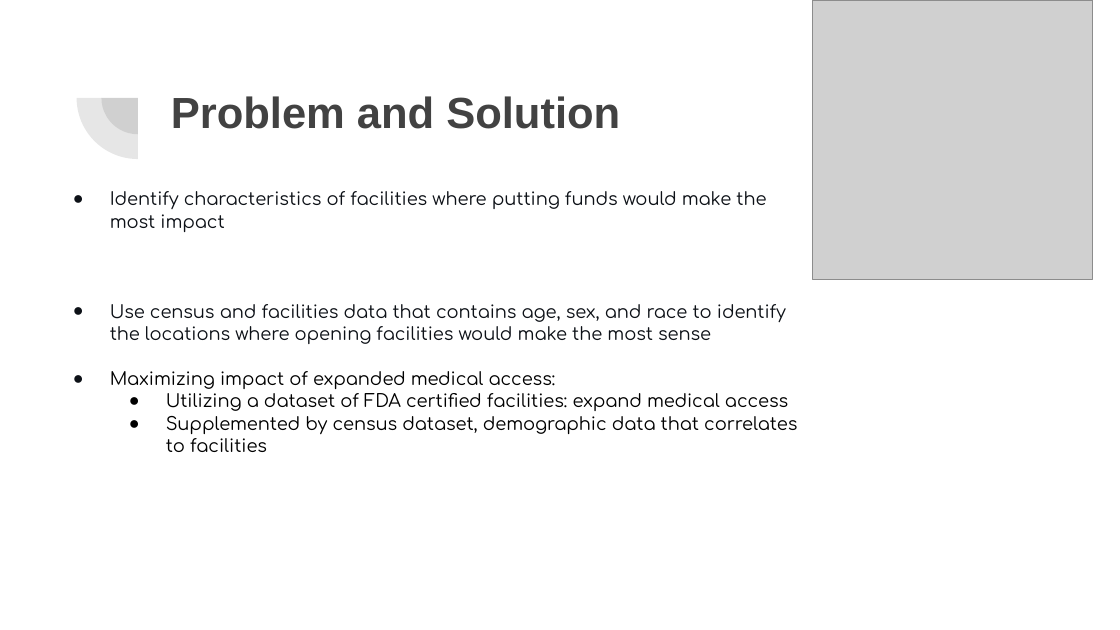
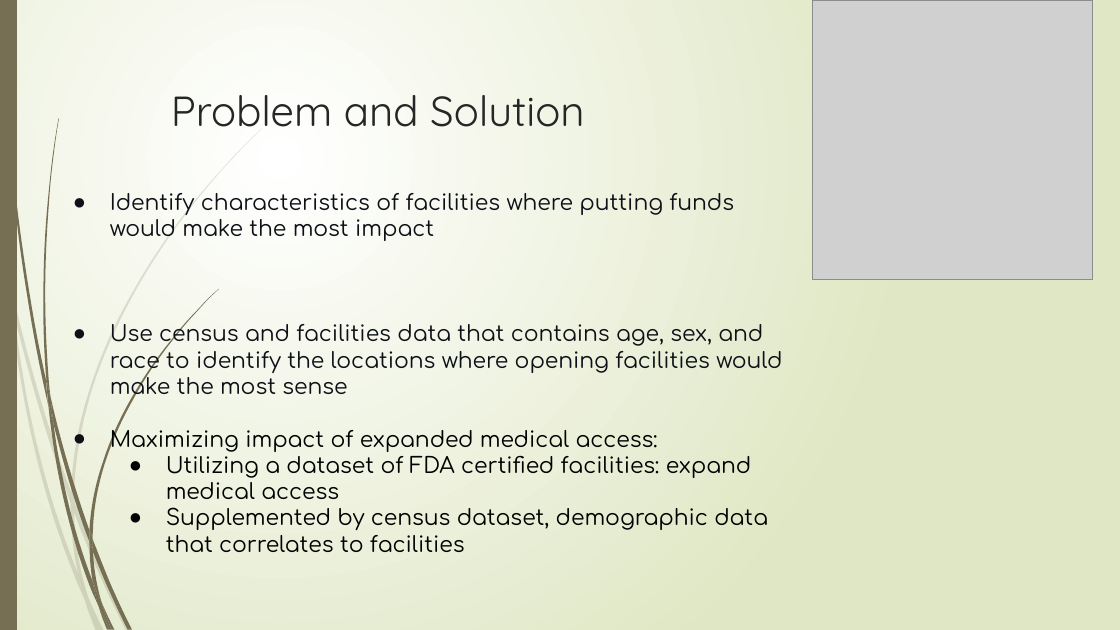
Before and after one commit to a23patel/Rice-Datathon-2023, a slide deck: slide 2 of Beginners Track Challenge.pptx. Drawn at 1120x630 pixels with LibreOffice and Linux fonts; fonts in the diff are those of the drawing; grey boxes stand for pictures. Boxes give left, top, right and bottom in pixels: in the first picture for what was removed or moved away, otherwise in the second. Text is boxed around its words. In the diff, an @@ line names an element or a change of style, - is before the commit and + after.

```diff
--- a/Beginners Track Challenge.pptx
+++ b/Beginners Track Challenge.pptx
@@ background #FFFFFF to gradient #FFFFFF to #DFE8C4 @@
@@ rectangle added at <box>0,0,17,629</box>, fill #766F54 @@
@@ pie slice (boxed as its full ellipse) removed at <box>76,37,198,159</box> @@
@@ pie slice (boxed as its full ellipse) removed at <box>102,62,175,134</box> @@
@@ title "Problem and Solution" at <box>171,95,584,127</box>: size 28 to 27 pt, font Arial to Quicksand, text colour #424242 to #262626, bold off @@
@@ text "Identify characteristics of facilities where ..." at <box>110,193,782,530</box>: size 11.5 to 14.1 pt; line spacing 1.05 to 1 @@
@@ group added at <box>0,129,262,630</box>: 10 freeform shapes @@
@@ group added at <box>2,0,220,630</box>: 12 freeform shapes @@
```
Also in this commit, not shown: 22 other slides changed.
